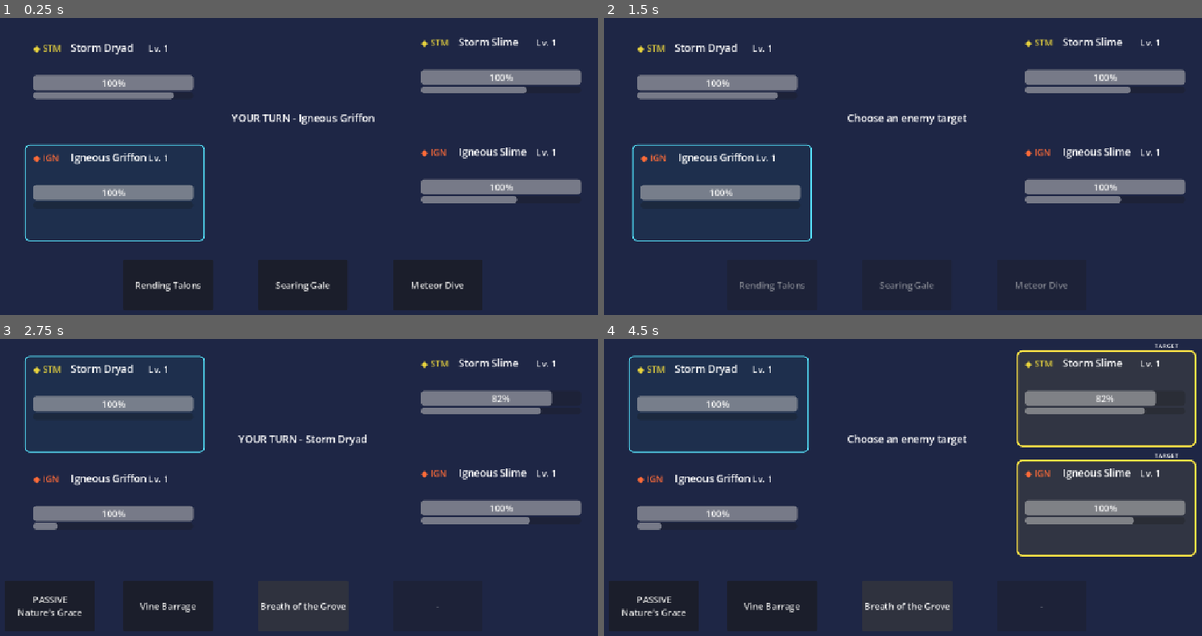
Above: before the commit, frames 1-4 (two rows, left to right).
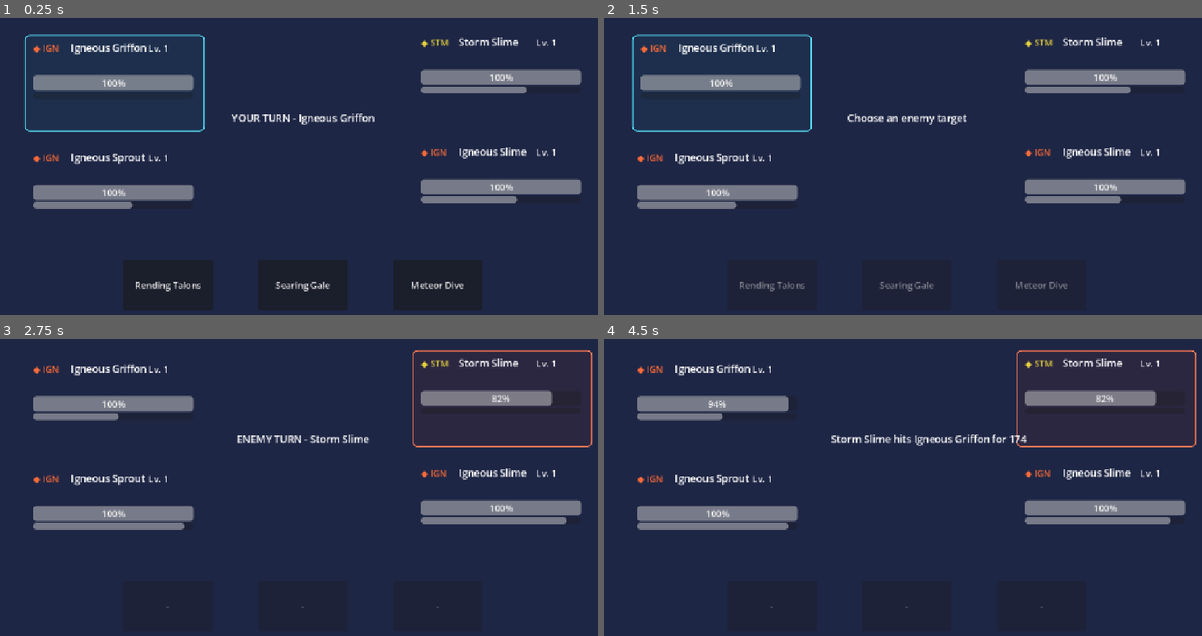
Above: after the commit, the same moments.

Repository: Akharyuu/monster-rpg
Game: Godot game, scene res://scenes/battle/battle_screen.tscn
Two runs of this game, one before a commit and one after it. Both use one fixed random seed, a clock stepped at 60 frames per second and the inputs below.
Inputs (mouse positions are in pixels of both pictures, inside the frame that each line leads up to):
- Up to frame 1 (0.25 s): no input
- Up to frame 2 (1.5 s): click "Rending Talons" at 0.5 s; click (1106, 77) at 1.27 s
- Up to frame 3 (2.75 s): click "Searing Gale" at 2 s
- Up to frame 4 (4.5 s): click (651, 606) at 2.75 s, where only the run before the commit has a clickable "PASSIVE Nature's Grace"; click (771, 606) at 3.5 s, where only the run before the commit has a clickable "Vine Barrage"; click (908, 606) at 4.25 s, where only the run before the commit has a clickable "Breath of the Grove"

The runs differ from the first frame. In frame 1, 2.5% of the frame differs, in the area x 4-35%, y 5-76%; in frame 2, 3.3%; in frame 3, 6.4%; in frame 4, 7.7%, in the area x 0-100%, y 1-99%.

Commit message:
Add Igneous Sprout to playable test team

Diff:
--- a/godot/scenes/battle/battle_screen.gd
+++ b/godot/scenes/battle/battle_screen.gd
@@ -40,10 +40,10 @@
 func _ready() -> void:
     allies = [
         PrototypeFactoryScript.create_level_one_monster(
-            "griffon_igneous"
+            "sprout_igneous"
         ),
         PrototypeFactoryScript.create_level_one_monster(
-            "dryad_storm"
+            "griffon_igneous"
         )
     ]
 
